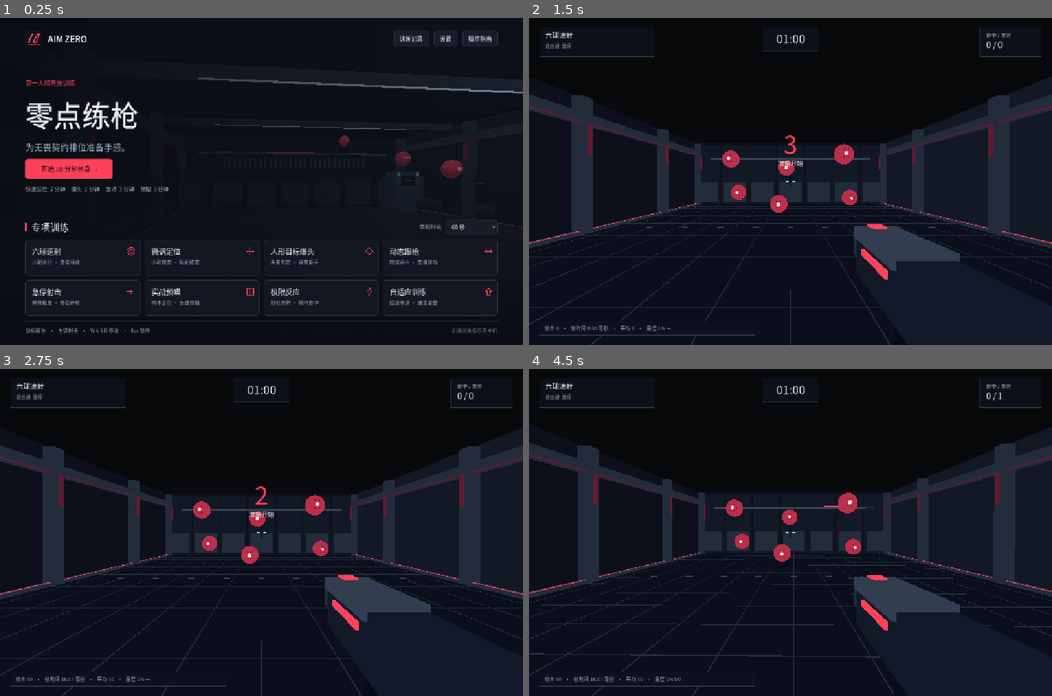
Above: before the commit, frames 1-4 (two rows, left to right).
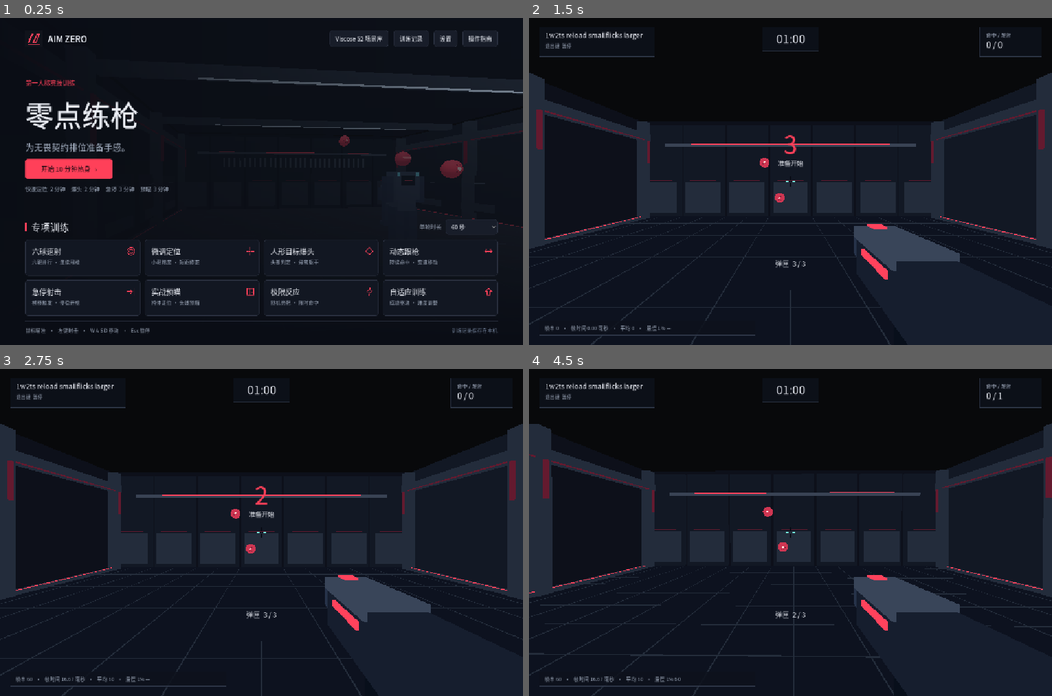
Above: after the commit, the same moments.

Repository: body780/aim-zero
Game: Godot game, scene res://main.tscn
Same seed, same stepped clock (60 frames per second), same inputs: the game is played once before the commit and once after it.
Inputs (mouse positions are in pixels of both pictures, inside the frame that each line leads up to):
- Up to frame 1 (0.25 s): no input
- Up to frame 2 (1.5 s): click (889, 37) at 0.5 s, where only the run after the commit has a clickable "Viscose S2 场景库"; click (612, 256) at 1.27 s
- Up to frame 3 (2.75 s): tap Enter at 2 s; move the mouse to (287, 532) at 2.02 s; hold W (move_forward) from 2.03 s (still down); click (287, 532) at 2.17 s
- Up to frame 4 (4.5 s): keep holding W (move_forward); tap Space at 2.75, 4.25 s; move the mouse to (764, 532) at 2.77 s; click (764, 532) at 2.92 s; tap Enter at 3.5 s; move the mouse to (800, 525) at 3.52 s; click (800, 525) at 3.67 s; move the mouse to (785, 539) at 4.27 s; click (785, 539) at 4.42 s

The runs differ from the first frame. In frame 1, 0.1% of the frame differs, in the area x 63-75%, y 3-9%; in frame 2, 9.5%; in frame 3, 9.5%; in frame 4, 10%, in the area x 0-100%, y 4-88%.

Commit message:
Add nine researched Viscose S2 training families and refine range input and motion

Diff:
--- a/core/arena.gd
+++ b/core/arena.gd
@@ -43,7 +43,7 @@
 	world.environment = Environment.new()
 	world.environment.ambient_light_source = Environment.AMBIENT_SOURCE_COLOR
 	world.environment.ambient_light_color = Color("#e1e9f8")
-	world.environment.ambient_light_energy = 0.65
+	world.environment.ambient_light_energy = 0.83
 	add_child(world)
 	world_light = DirectionalLight3D.new()
 	world_light.rotation_degrees = Vector3(-58, -35, 0)
--- a/core/audio.gd
+++ b/core/audio.gd
@@ -5,6 +5,7 @@
 var feedback: AudioStreamPlayer
 var shot: AudioStreamWAV
 var hit: AudioStreamWAV
+var next_sound := 0
 var head: AudioStreamWAV
 
 
@@ -18,17 +19,21 @@
 	shot = _synth(0, 0.092)
 	hit = _synth(1, 0.087)
 	head = _synth(2, 0.142)
+	firing.stream = shot
 
 
 func fire(outcome: int, volume: float) -> void:
-	if volume <= 0.0:
+	var now := Time.get_ticks_usec()
+	if volume <= 0.0 or now < next_sound:
 		return
-	firing.volume_db = linear_to_db(volume * 0.65)
-	firing.stream = shot
+	next_sound = now + 42000
+	firing.volume_db = linear_to_db(volume * 0.55)
 	firing.play()
 	if outcome >= 2:
 		feedback.volume_db = linear_to_db(volume * 0.55)
-		feedback.stream = head if outcome == 3 else hit
+		var tone := head if outcome == 3 else hit
+		if feedback.stream != tone:
+			feedback.stream = tone
 		feedback.play()
 
 
--- /dev/null
+++ b/core/benchmark_catalog.gd
@@ -0,0 +1,41 @@
+class_name BenchmarkCatalog
+extends RefCounted
+
+const ITEMS := {
+	"Smoothsphere Viscose Easier": {"tier": 0, "family": 0, "pattern": "orbit", "count": 1, "hp": 1, "radius": 0.18, "speed": 2.075, "extent": 4, "score": "damage", "multiplier": 300.05, "mag": 0},
+	"Ground Plaza Sparky v3 Easy": {"tier": 0, "family": 12, "pattern": "ground", "count": 1, "hp": 1000, "radius": 0.18, "speed": 2.49, "extent": 4.8, "score": "remaining", "multiplier": 18.57, "mag": 0},
+	"ww5t Voltaic Slightly Larger": {"tier": 0, "family": 18, "pattern": "wall", "count": 5, "hp": 1, "radius": 0.163, "speed": 0.0, "extent": 4.2, "score": "kills", "multiplier": 1, "mag": 0},
+	"voxTargetSwitch 2 Large": {"tier": 0, "family": 19, "pattern": "field", "count": 3, "hp": 3, "radius": 0.175, "speed": 0.0, "extent": 4, "score": "kills", "multiplier": 1, "mag": 0},
+	"1w6ts reload v2 20% bigger": {"tier": 0, "family": 21, "pattern": "wall", "count": 6, "hp": 1, "radius": 0.144, "speed": 0.0, "extent": 2.6, "score": "kills", "multiplier": 1, "mag": 3},
+	"1w2ts reload smallflicks larger": {"tier": 0, "family": 24, "pattern": "pair", "count": 2, "hp": 1, "radius": 0.13, "speed": 0.0, "extent": 0.75, "score": "kills", "multiplier": 1, "mag": 3},
+	"Pasu Voltaic Reload Easier": {"tier": 0, "family": 30, "pattern": "pasu", "count": 5, "hp": 1, "radius": 0.18, "speed": 1.037, "extent": 3.7, "score": "kills", "multiplier": 1, "mag": 3},
+	"VT Bounceshot Viscose Easier": {"tier": 0, "family": 31, "pattern": "bounce", "count": 4, "hp": 1, "radius": 0.18, "speed": 1.328, "extent": 3.6, "score": "kills", "multiplier": 10, "mag": 3},
+	"VT Floating Heads Viscose Easier": {"tier": 0, "family": 37, "pattern": "float", "count": 5, "hp": 1, "radius": 0.18, "speed": 0.83, "extent": 4.4, "score": "sqrt", "multiplier": 10, "mag": 0},
+	"Smoothsphere Viscose": {"tier": 1, "family": 0, "pattern": "orbit", "count": 1, "hp": 1, "radius": 0.15, "speed": 2.4, "extent": 4, "score": "damage", "multiplier": 300.05, "mag": 0},
+	"Ground Plaza Sparky V3": {"tier": 1, "family": 12, "pattern": "ground", "count": 1, "hp": 1000, "radius": 0.15, "speed": 2.88, "extent": 4.8, "score": "remaining", "multiplier": 19.02, "mag": 0},
+	"ww4t Voltaic": {"tier": 1, "family": 18, "pattern": "wall", "count": 4, "hp": 1, "radius": 0.15, "speed": 0.0, "extent": 4.2, "score": "kills", "multiplier": 1, "mag": 0},
+	"voxTargetSwitch 2": {"tier": 1, "family": 19, "pattern": "field", "count": 3, "hp": 3, "radius": 0.15, "speed": 0.0, "extent": 4, "score": "kills", "multiplier": 1, "mag": 0},
+	"1w6ts reload v2": {"tier": 1, "family": 21, "pattern": "wall", "count": 6, "hp": 1, "radius": 0.12, "speed": 0.0, "extent": 2.6, "score": "kills", "multiplier": 1, "mag": 3},
+	"1w2ts reload smallflicks slightly larger": {"tier": 1, "family": 24, "pattern": "pair", "count": 2, "hp": 1, "radius": 0.115, "speed": 0.0, "extent": 0.75, "score": "kills", "multiplier": 1, "mag": 3},
+	"Pasu Voltaic Reload Easy": {"tier": 1, "family": 30, "pattern": "pasu", "count": 5, "hp": 1, "radius": 0.15, "speed": 1.2, "extent": 3.7, "score": "kills", "multiplier": 1, "mag": 3},
+	"VT Bounceshot Viscose Medium": {"tier": 1, "family": 31, "pattern": "bounce", "count": 4, "hp": 1, "radius": 0.15, "speed": 1.536, "extent": 3.6, "score": "kills", "multiplier": 10, "mag": 3},
+	"VT Floating Heads Viscose Medium": {"tier": 1, "family": 37, "pattern": "float", "count": 5, "hp": 1, "radius": 0.15, "speed": 0.96, "extent": 4.4, "score": "sqrt", "multiplier": 10, "mag": 0},
+	"Smoothsphere Viscose Hard": {"tier": 2, "family": 0, "pattern": "orbit", "count": 1, "hp": 1, "radius": 0.125, "speed": 2.725, "extent": 4, "score": "damage", "multiplier": 300.05, "mag": 0},
+	"Ground Plaza Sparky V3 Viscose Hard": {"tier": 2, "family": 12, "pattern": "ground", "count": 1, "hp": 1000, "radius": 0.125, "speed": 3.27, "extent": 4.8, "score": "remaining", "multiplier": 20.1, "mag": 0},
+	"ww3t Voltaic": {"tier": 2, "family": 18, "pattern": "wall", "count": 3, "hp": 1, "radius": 0.15, "speed": 0.0, "extent": 4.2, "score": "kills", "multiplier": 1, "mag": 0},
+	"voxTargetSwitch 2 10% Smaller": {"tier": 2, "family": 19, "pattern": "field", "count": 3, "hp": 3, "radius": 0.135, "speed": 0.0, "extent": 4, "score": "kills", "multiplier": 1, "mag": 0},
+	"1w5ts reload": {"tier": 2, "family": 21, "pattern": "wall", "count": 5, "hp": 1, "radius": 0.12, "speed": 0.0, "extent": 2.6, "score": "kills", "multiplier": 1, "mag": 3},
+	"1w2ts reload smallflicks": {"tier": 2, "family": 24, "pattern": "pair", "count": 2, "hp": 1, "radius": 0.1, "speed": 0.0, "extent": 0.75, "score": "kills", "multiplier": 1, "mag": 3},
+	"Pasu Voltaic Reload": {"tier": 2, "family": 30, "pattern": "pasu", "count": 5, "hp": 1, "radius": 0.125, "speed": 1.362, "extent": 3.7, "score": "kills", "multiplier": 1, "mag": 3},
+	"VT Bounceshot Viscose Hard": {"tier": 2, "family": 31, "pattern": "bounce", "count": 4, "hp": 1, "radius": 0.125, "speed": 1.744, "extent": 3.6, "score": "kills", "multiplier": 10, "mag": 3},
+	"VT Floating Heads Viscose Hard": {"tier": 2, "family": 37, "pattern": "float", "count": 5, "hp": 1, "radius": 0.125, "speed": 1.09, "extent": 4.4, "score": "sqrt", "multiplier": 10, "mag": 0},
+	"Smoothsphere Viscose Expert": {"tier": 3, "family": 0, "pattern": "orbit", "count": 1, "hp": 1, "radius": 0.102, "speed": 3.05, "extent": 4, "score": "damage", "multiplier": 300.05, "mag": 0},
+	"Ground Plaza Sparky V3 Thin": {"tier": 3, "family": 12, "pattern": "ground", "count": 1, "hp": 1000, "radius": 0.102, "speed": 3.66, "extent": 4.8, "score": "remaining", "multiplier": 21.32, "mag": 0},
+	"ww3t Voltaic 10% Smaller": {"tier": 3, "family": 18, "pattern": "wall", "count": 3, "hp": 1, "radius": 0.135, "speed": 0.0, "extent": 4.2, "score": "kills", "multiplier": 1, "mag": 0},
+	"voxTargetSwitch 2 20% Smaller": {"tier": 3, "family": 19, "pattern": "field", "count": 3, "hp": 3, "radius": 0.12, "speed": 0.0, "extent": 4, "score": "kills", "multiplier": 1, "mag": 0},
+	"1w4ts Voltaic": {"tier": 3, "family": 21, "pattern": "wall", "count": 4, "hp": 1, "radius": 0.113, "speed": 0.0, "extent": 2.6, "score": "kills", "multiplier": 1, "mag": 0},
+	"1w2ts reload smallflicks 25% smaller": {"tier": 3, "family": 24, "pattern": "pair", "count": 2, "hp": 1, "radius": 0.075, "speed": 0.0, "extent": 0.75, "score": "kills", "multiplier": 1, "mag": 3},
+	"Pasu Voltaic Reload 15% Smaller": {"tier": 3, "family": 30, "pattern": "pasu", "count": 5, "hp": 1, "radius": 0.102, "speed": 1.525, "extent": 3.7, "score": "kills", "multiplier": 1, "mag": 3},
+	"VT Bounceshot Viscose Expert": {"tier": 3, "family": 31, "pattern": "bounce", "count": 4, "hp": 1, "radius": 0.102, "speed": 1.952, "extent": 3.6, "score": "kills", "multiplier": 10, "mag": 3},
+	"VT Floating Heads Viscose Expert": {"tier": 3, "family": 37, "pattern": "float", "count": 5, "hp": 1, "radius": 0.102, "speed": 1.22, "extent": 4.4, "score": "sqrt", "multiplier": 10, "mag": 0},
+}
--- /dev/null
+++ b/core/benchmark_session.gd
@@ -0,0 +1,161 @@
+class_name BenchmarkSession
+extends RangeSession
+
+var spec: Dictionary
+var heading: Array[float] = []
+var turns: Array[float] = []
+var vertical: Array[float] = []
+var health: Array[int] = []
+var magazine := 0
+var reloading := false
+var eliminations := 0
+var waiting_until := 0.0
+var drift: Array[Vector2] = []
+
+func begin(selected_mode: String, seconds: int, difficulty: int, order: Array, seed_value: int = 0) -> void:
+	spec = BenchmarkCatalog.ITEMS[selected_mode]
+	for i in targets.size():
+		heading.append(0)
+		turns.append(0)
+		vertical.append(0)
+		health.append(0)
+		drift.append(Vector2.ZERO)
+	magazine = spec.mag
+	super.begin(selected_mode, 1000 if spec.pattern == "ground" else seconds, difficulty, order, seed_value)
+	player.z = -6.0
+	previous_player = player
+	for i in range(1, int(spec.count)):
+		_spawn(i)
+
+func automatic() -> bool:
+	return spec.pattern in ["ground","orbit"] or spec.hp > 1
+
+func _spawn(i: int) -> void:
+	var t := targets[i]
+	if t.active:
+		if spec.pattern in ["ground","orbit"]:
+			if spec.pattern == "ground":
+				health[i] -= 1
+				if health[i] == 0:
+					t.active = false
+					waiting_until = stage_elapsed + 1.5
+					eliminations += 1
+					metrics.add("eliminations")
+			return
+		health[i] -= 1
+		if health[i] > 0:
+			return
+		eliminations += 1
+		metrics.add("eliminations")
+		magazine = spec.mag
+	health[i] = int(spec.hp)
+	t.active = true
+	t.visible = false
+	t.seen_at = -1
+	drift[i] = Vector2.ZERO
+	t.born = stage_elapsed
+	t.radius = spec.radius
+	for attempt in 24:
+		var spread: float = spec.extent
+		t.position = Vector3(rng.randf_range(-spread, spread), rng.randf_range(.65, 2.95), -12.0)
+		if spec.pattern == "float":
+			t.position.y = .65 + .67 * rng.randi_range(0,3)
+		if spec.pattern in ["field","bounce"]:
+			t.position.z += rng.randf_range(-1.6,1.6)
+		if spec.pattern == "pair":
+			t.position.y = 1.65 + rng.randf_range(-.52,.52)
+		var clear := true
+		for other: Target in targets:
+			if other != t and other.active and Vector2(other.position.x-t.position.x,other.position.y-t.position.y).length() < t.radius*3.4:
+				clear = false
+		if clear: break
+	t.base = t.position
+	t.previous = t.position
+	t.presented = t.position
+	turns[i] = stage_elapsed
+	vertical[i] = rng.randf_range(-.32,.32) if spec.pattern == "orbit" else rng.randf_range(.5,2.4)
+	metrics.add("opportunities")
+
+func step(move: Vector2, look: Vector2, delta: float = Drills.STEP) -> bool:
+	if spec.pattern == "ground" and eliminations == 6:
+		duration = elapsed + delta
+		stage_duration = duration
+	if super.step(move, look, delta): return true
+	if reloading and stage_elapsed >= shot_ready:
+		reloading = false
+		magazine = spec.mag
+	for i in int(spec.count):
+		var t := targets[i]
+		if not t.active:
+			if stage_elapsed >= waiting_until: _spawn(i)
+			continue
+		t.previous = t.position
+		var speed: float = spec.speed
+		if speed == 0: continue
+		var p: String = spec.pattern
+		if stage_elapsed >= turns[i]:
+			heading[i] = rng.randf_range(-PI,PI)
+			var interval := rng.randf_range(.25,1.2)
+			if p == "ground":
+				interval *= [1.0,2.3,.85,.85,2.1,2.1][eliminations % 6]
+			if p == "orbit":
+				interval = rng.randf_range(.85,2.5)
+			turns[i] = stage_elapsed + interval
+		var age := stage_elapsed - t.born
+		if p == "orbit":
+			var radius := 3.8 + .78*sin(age*.74+t.base.y) + .34*sin(age*1.13+t.base.x)
+			var target_speed := (speed/radius) * (1.0 if cos(heading[i]) >= 0 else -1.0)
+			drift[i].x = move_toward(drift[i].x,target_speed,delta*1.2)
+			vertical[i] += drift[i].x*delta
+			var lift := .32*absf(sin(age*2.05 + t.base.y))
+			t.position = Vector3(radius*sin(vertical[i]),1.55+.64*sin(age*.89+t.base.x)+lift,-6-radius*cos(vertical[i]))
+		else:
+			var desired := Vector2.from_angle(heading[i])*speed
+			var acceleration := speed * (3.0 if p == "ground" else 14.0)
+			drift[i] = drift[i].move_toward(desired,acceleration*delta)
+			var dx := drift[i].x*delta
+			var dy := drift[i].y*delta*.65
+			t.position.x += dx
+			if absf(t.position.x)>spec.extent:
+				t.position.x = clampf(t.position.x,-spec.extent,spec.extent)
+				heading[i] = PI-heading[i]
+			if p == "bounce":
+				vertical[i] -= 4.9*delta
+				t.position.y += vertical[i]*delta
+				if t.position.y < .52:
+					t.position.y = .52
+					vertical[i] = rng.randf_range(2.2,4.9)
+			elif p=="ground":
+				t.position.y = 1.05
+				t.position.z = [-11.4,-11.4,-14.6,-9.4,-14.6,-9.4][eliminations % 6]
+				if eliminations < 2: t.position.y += .35*sin(age*2.3)
+			elif p == "float":
+				t.position.y = t.base.y + .22*sin(age*1.7+i)
+			else:
+				t.position.y += dy
+				if t.position.y < .45 or t.position.y > 3.5:
+					t.position.y = clampf(t.position.y,.45,3.5)
+					heading[i] = -heading[i]
+			if p == "bounce":
+				t.position.z = t.base.z + .85*sin(age*1.5 + t.base.x)
+			if p == "float":
+				t.position.z = t.base.z + sin(age*speed*.6+t.base.x)*1.25
+	return false
+
+func shoot(look: Vector2) -> int:
+	if reloading: return 0
+	var before := eliminations
+	var shot_ready_before := shot_ready
+	var outcome := super.shoot(look)
+	if outcome == 0: return 0
+	var period := .01 if spec.pattern == "ground" else (.05 if automatic() else .10)
+	shot_ready = maxf(stage_elapsed + period - Drills.STEP, shot_ready_before + period) if automatic() else stage_elapsed + period
+	if spec.mag > 0 and before == eliminations:
+		magazine -= 1
+		if magazine <= 0:
+			shot_ready = stage_elapsed + .5
+			reloading = true
+	if outcome == 2 and spec.pattern == "float":
+		metrics.add("heads")
+		return 3
+	return outcome
--- a/core/metrics.gd
+++ b/core/metrics.gd
@@ -8,6 +8,7 @@
 const Y_LIMIT := 8.0
 
 const COUNTERS := [
+	"eliminations",
 	"shots", "hits", "heads", "reaction_n", "reaction_ms", "over", "under", "on",
 	"unsettled", "stop_shots", "expired", "opportunities", "track_ticks", "track_on", "preaim_n", "preaim_deg"
 ]
--- a/core/profile.gd
+++ b/core/profile.gd
@@ -140,7 +140,7 @@
 	var seconds := 0.0
 	for detail: Variant in stages:
 		var stage := _validated_metrics(detail)
-		if stage.is_empty() or stage.mode not in Drills.ADAPTIVE_MODES:
+		if stage.is_empty() or (stage.mode not in Drills.ADAPTIVE_MODES and not BenchmarkCatalog.ITEMS.has(stage.mode)):
 			return {}
 		subs.append(stage)
 		seconds += stage.seconds
@@ -161,11 +161,11 @@
 
 
 static func _validated_metrics(data: Variant) -> Dictionary:
-	if not data is Dictionary or data.get("mode") not in Drills.TITLES or not _finite(data.get("seconds"), 0.01, 600.0):
+	if not data is Dictionary or (data.get("mode") not in Drills.TITLES and not BenchmarkCatalog.ITEMS.has(data.get("mode"))) or not _finite(data.get("seconds"), 0.01, 1000.0 if BenchmarkCatalog.ITEMS.has(data.get("mode")) else 600.0):
 		return {}
 	var result := {"mode": data.mode, "seconds": float(data.seconds)}
 	for name: String in TrainingMetrics.COUNTERS:
-		var value: Variant = data.get(name)
+		var value: Variant = data.get(name, 0 if name == "eliminations" else null)
 		if not _finite(value, 0.0, 10000000000.0):
 			return {}
 		result[name] = float(value)
@@ -221,6 +221,8 @@
 	var evidence := {}
 	for report: Dictionary in records.slice(-24):
 		for stage: Dictionary in report.stages:
+			if stage.mode not in Drills.ADAPTIVE_MODES:
+				continue
 			var activity: float = stage.shots + stage.preaim_n + stage.opportunities * 0.3
 			if activity < 3.0:
 				continue
--- a/core/session.gd
+++ b/core/session.gd
@@ -47,6 +47,9 @@
 var cover := false
 var peek_index := 0
 var track_phase := 0.0
+var track_rate := 1.0
+var track_turn := 0.0
+var track_goal := 1.0
 var grid_reference := Vector2.ZERO
 
 func _init() -> void:
@@ -130,7 +133,12 @@
 		var target := targets[0]
 		target.previous = target.position
 		var time := stage_elapsed - target.born
-		var phase := track_phase + time * (1.3 + level * 0.38)
+		if stage_elapsed >= track_turn:
+			track_goal = rng.randf_range(.65,1.55) * (-1.0 if rng.randf() < .45 else 1.0)
+			track_turn = stage_elapsed + rng.randf_range(.38,1.65)
+		track_rate = move_toward(track_rate,track_goal,delta*4.6)
+		track_phase += delta*(1.3 + level*.38)*track_rate
+		var phase := track_phase + .17*sin(time*1.77)
 		target.position = target.base + Vector3(sin(phase) * 2.42, sin(phase * 1.79) * 0.45, cos(phase * 0.62) * 0.48)
 		var ray := RangeGeometry.aim_direction(look)
 		var eye := player + Vector3.UP * Drills.EYE_HEIGHT
@@ -174,9 +182,14 @@
 	var scale := 1.0 - (level - 3) * 0.082
 	match stage_mode:
 		"grid":
-			var elevation := 2.46 if index >= 3 else 1.03
-			target.base = Vector3((index % 3 - 1) * 2.12 + rng.randf_range(-0.49, 0.49), elevation + rng.randf_range(-0.27, 0.27), rng.randf_range(-10.5, -7.7))
-			target.radius = 0.34 * scale
+			for attempt in 32:
+				target.base = Vector3(rng.randf_range(-3.9, 3.9),rng.randf_range(.65,3.15),rng.randf_range(-11.6,-7.8))
+				var separated := true
+				for other in targets:
+					if other != target and other.active and target.base.normalized().angle_to(other.position.normalized()) < .085:
+						separated = false
+				if separated: break
+			target.radius = .235 * scale
 		"micro":
 			var offset := Vector2.from_angle(rng.randf_range(-PI, PI)) * rng.randf_range(0.24, 0.92)
 			var aim_at := targets[0].base if stage_elapsed > 0.0 else Vector3(0, Drills.EYE_HEIGHT, -8.7)
@@ -193,7 +206,7 @@
 		"peek":
 			# Two inner positions require a wide swing. Outer positions require a new angle around a side block.
 			var points := [Vector3(-1.40, 0, -10.3), Vector3(1.35, 0, -10.5), Vector3(-5.0, 0, -12.7), Vector3(5.0, 0, -13.9)]
-			target.base = points[peek_index]
+			target.base = points[peek_index] + Vector3(rng.randf_range(-.58,.58),0,rng.randf_range(-.85,.45))
 			target.base.z -= (level - 3) * 0.30
 			peek_index = (peek_index + rng.randi_range(1, 3)) % points.size()
 		"reaction":
--- a/main.gd
+++ b/main.gd
@@ -10,6 +10,8 @@
 var session: RangeSession
 var performance := FrameMetrics.new()
 var look := Vector2.ZERO
+var yaw_remainder := 0.0
+var pitch_remainder := 0.0
 var sensitivity_radians := deg_to_rad(0.07 * 0.35)
 var vertical_fov := 73.74
 var raw_motion := true
@@ -88,7 +90,7 @@
 		arena.show_training(session, vertical_fov)
 		hud.update_session(session)
 		shooting = false
-	elif shooting and session.stage_mode == "track":
+	elif shooting and (session.stage_mode == "track" or (session is BenchmarkSession and session.automatic())):
 		_fire()
 
 
@@ -96,10 +98,13 @@
 	if event is InputEventMouseMotion:
 		if playing and not paused and started:
 			var movement: Vector2 = event.screen_relative if raw_motion else event.relative
-			look.x -= movement.x * sensitivity_radians
-			if look.x < -PI or look.x >= PI:
-				look.x = wrapf(look.x, -PI, PI)
-			look.y = clampf(look.y - movement.y * sensitivity_radians, -1.53, 1.53)
+			var yaw := look.x + yaw_remainder - movement.x * sensitivity_radians
+			if yaw < -PI or yaw >= PI:
+				yaw = wrapf(yaw, -PI, PI)
+			var pitch := clampf(look.y + pitch_remainder - movement.y * sensitivity_radians, -1.53, 1.53)
+			look = Vector2(yaw, pitch)
+			yaw_remainder = yaw - look.x
+			pitch_remainder = pitch - look.y
 		return
 	if event is InputEventMouseButton:
 		if playing and not paused and event.button_index == MOUSE_BUTTON_LEFT:
@@ -132,7 +137,7 @@
 func start(mode: String, seconds: int) -> void:
 	_save_settings()
 	var adaptive := profile.adaptive_choices()
-	session = RangeSession.new()
+	session = BenchmarkSession.new() if BenchmarkCatalog.ITEMS.has(mode) else RangeSession.new()
 	session.begin(mode, seconds, adaptive.level if mode == "adaptive" else 3, adaptive.order)
 	playing = true
 	paused = false
@@ -346,6 +351,20 @@
 	await get_tree().process_frame
 	checks.append(not playing and not profile.records.is_empty())
 	checks.append(not LocalProfile.read_backup(profile.path).is_empty())
+	screens.benchmarks(0)
+	var library_buttons := screens.page.find_children("*", "Button", true, false)
+	var found := false
+	for button: Button in library_buttons:
+		if button.text == "Smoothsphere Viscose Easier":
+			button.pressed.emit()
+			found = true
+			break
+	checks.append(found and session is BenchmarkSession)
+	if found:
+		session.stage_elapsed = session.stage_duration - Drills.STEP
+		session.step(Vector2.ZERO,Vector2.ZERO)
+		_finish()
+		checks.append(not LocalProfile.read_backup(profile.path).is_empty())
 	DirAccess.remove_absolute(profile.path)
 	DirAccess.remove_absolute(profile.path + ".bak")
 	if false in checks:
--- a/tests/run.gd
+++ b/tests/run.gd
@@ -39,6 +39,35 @@
 	var fov := Drills.vertical_fov(103.0)
 	expect(absf(rad_to_deg(2.0 * atan(tan(deg_to_rad(fov) * 0.5) * 16.0 / 9.0)) - 103.0) < 0.0001, "水平与垂直视野换算")
 	expect(LocalProfile.LIMITS == [60, 120, 144, 165, 180, 240, 360, 480, 500, 600, 1000, 0], "完整帧率限额")
+	expect(BenchmarkCatalog.ITEMS.size() == 36, "完整基准目录")
+	for key: String in BenchmarkCatalog.ITEMS:
+		var bench := BenchmarkSession.new()
+		bench.begin(key,60,3,[],72)
+		for tick in 120:
+			bench.step(Vector2.ZERO,Vector2.ZERO)
+		var point := bench.targets[0].point(false)
+		show(bench, aim(bench, point))
+		expect(bench.shoot(aim(bench,point)) >= 2 and bench.metrics.values.shots == 1, key)
+	var reload_drill := BenchmarkSession.new()
+	reload_drill.begin("1w6ts reload v2",60,3,[],90)
+	for shot in 3:
+		reload_drill.shoot(Vector2(PI,0))
+		wait_ticks(reload_drill,24)
+	expect(reload_drill.reloading and reload_drill.shoot(Vector2.ZERO)==0, "三次脱靶后空仓")
+	wait_ticks(reload_drill,100)
+	expect(not reload_drill.reloading and reload_drill.magazine==3,"半秒重新装填")
+	var plaza := BenchmarkSession.new()
+	plaza.begin("Ground Plaza Sparky V3",60,3,[],60)
+	for opponent in 6:
+		plaza.health[0] = 1
+		plaza.shoot(aim(plaza,plaza.targets[0].position))
+		expect(not plaza.targets[0].active and plaza.eliminations==opponent+1, "连续击破地面目标")
+		if opponent < 5:
+			wait_ticks(plaza,350)
+			expect(not plaza.targets[0].active,"换靶间隔")
+			wait_ticks(plaza,12)
+	plaza.step(Vector2.ZERO,Vector2.ZERO)
+	expect(plaza.finished and plaza.report().eliminations==6,"击破六靶结束本轮")
 	var grid := start("grid")
 	show(grid)
 	expect(grid.targets.filter(func(target): return target.active).size() == 6, "六靶同场")
--- a/ui/hud.gd
+++ b/ui/hud.gd
@@ -47,6 +47,11 @@
 			hint = "按住左键，跟随移动目标"
 		_:
 			hint = ""
+	if session is BenchmarkSession:
+		if session.spec.pattern == "ground":
+			hint = "连续靶  %d / 6" % session.eliminations
+		elif session.spec.mag > 0:
+			hint = "装填中" if session.reloading else "弹匣  %d / %d" % [session.magazine,session.spec.mag]
 	queue_redraw()
 
 
@@ -76,7 +81,7 @@
 	var heading := stage
 	if not stage_progress.is_empty():
 		heading += "    " + stage_progress
-	_panel(Rect2(28, 25, 318, 81))
+	_panel(Rect2(28, 25, maxf(318,RangeStyle.FONT.get_string_size(heading,HORIZONTAL_ALIGNMENT_LEFT,-1,19).x + 36), 81))
 	_write(heading, Vector2(45, 55), 19, RangeStyle.PAPER)
 	_write("退出键  暂停", Vector2(45, 82), 13, RangeStyle.MUTED)
 	_panel(Rect2(center.x - 77, 25, 154, 66))
--- a/ui/screens.gd
+++ b/ui/screens.gd
@@ -98,11 +98,32 @@
 	body.add_child(top)
 	_brand(top)
 	_space(top)
+	_button(top, "Viscose S2 场景库", func(): benchmarks(0))
 	_button(top, "训练记录", app.open_history)
 	_button(top, "设置", app.open_settings)
 	_button(top, "操作指南", app.open_guide)
 	_rule(body)
 
+
+func benchmarks(tier: int) -> void:
+	var body := _shell(true)
+	_heading(body, "Viscose S2 场景库", "每档 9 项 · 地面连续靶按完成用时计分 · 运动与得分为本地校准版")
+	var tabs := HBoxContainer.new()
+	body.add_child(tabs)
+	for i in 4:
+		_button(tabs, ["入门 · Easier","中等 · Medium","困难 · Hard","专家 · Expert"][i], func(): benchmarks(i), i == tier)
+	var search := LineEdit.new()
+	search.placeholder_text = "按英文名称查找"
+	body.add_child(search)
+	var list := _scroller(body)
+	for name: String in BenchmarkCatalog.ITEMS:
+		if BenchmarkCatalog.ITEMS[name].tier == tier:
+			var entry := _button(list, name, func(): app.start(name, 60))
+			entry.alignment = HORIZONTAL_ALIGNMENT_LEFT
+	search.text_changed.connect(func(query: String):
+		for entry: Button in list.get_children():
+			entry.visible = entry.text.containsn(query.strip_edges())
+	)
 
 func _heading(body: VBoxContainer, title: String, detail: String) -> void:
 	var row := HBoxContainer.new()
@@ -476,7 +497,18 @@
 		if stage.mode in ["head", "peek"]:
 			human_hits += stage.hits
 	_stat(row, "命中率", TrainingMetrics.percent(data.hits, data.shots))
-	_stat(row, "爆头率", TrainingMetrics.percent(data.heads, human_hits))
+	if BenchmarkCatalog.ITEMS.has(data.mode):
+		var config: Dictionary = BenchmarkCatalog.ITEMS[data.mode]
+		var points: float = data.eliminations * config.multiplier
+		var accuracy := TrainingMetrics.ratio(data.hits, data.shots)
+		match config.score:
+			"remaining": points = maxf(0,1000-data.seconds) if data.eliminations >= 6 else 0.0
+			"damage": points = data.hits * .05 * config.multiplier
+			"sqrt": points *= sqrt(accuracy)
+			"accuracy": points *= accuracy
+		_stat(row, "本地模拟分", "%.1f" % points)
+	else:
+		_stat(row, "爆头率", TrainingMetrics.percent(data.heads, human_hits))
 	_stat(row, "平均反应时间", TrainingMetrics.average_reaction(data))
 	_stat(row, "每分钟命中", "%.1f" % TrainingMetrics.hits_per_minute(data))
 	_stat(row, "拉枪 过度／不足", "%d / %d" % [int(data.over), int(data.under)] if data.over + data.under + data.on > 0 else "—")
Not shown, added: core/benchmark_catalog.gd.uid
Not shown, added: core/benchmark_session.gd.uid
Not shown, changed: export_presets.cfg
Not shown, added: CALIBRATION.md
